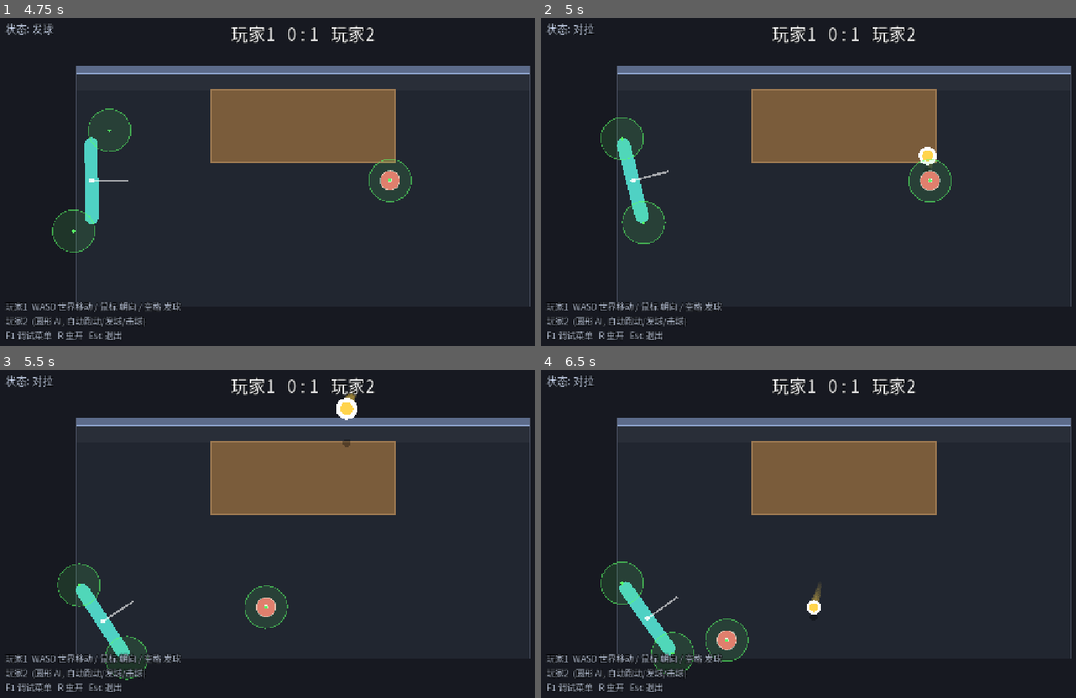
Above: before the commit, frames 1-4 (two rows, left to right).
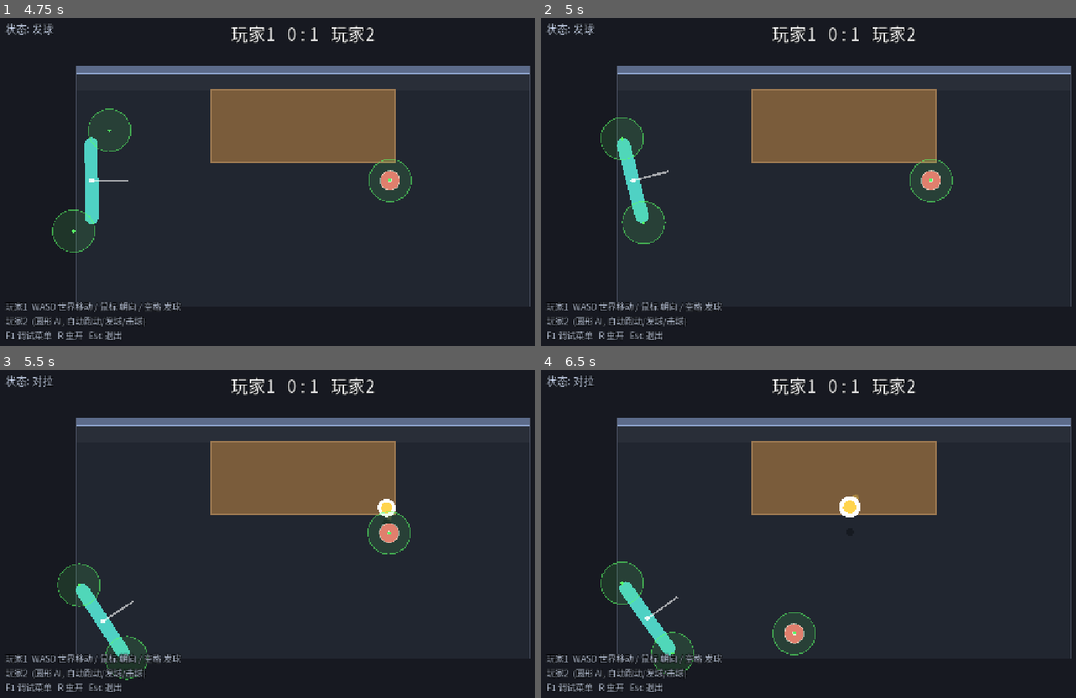
Above: after the commit, the same moments.

Repository: shuperidou/BMA-Arena
Game: Godot game, scene res://scenes/Main.tscn
Same seed, same stepped clock (60 frames per second), same inputs: the game is played once before the commit and once after it.
Inputs (mouse positions are in pixels of both pictures, inside the frame that each line leads up to):
- Up to frame 1 (4.75 s): tap Enter at 0.5 s; move the mouse to (438, 168) at 0.52 s; hold D 0.53-1.25 s; tap 1 at 0.6, 2.3, 3.8 s; click (438, 168) at 0.67 s; tap Space at 0.77, 2.75, 3.77 s; drag from (181, 204) to (272, 254) at 1.27 s; move the mouse to (363, 109) at 2.02 s; hold D 2.03-2.75 s; tap 2 at 2.1 s; drag from (272, 254) to (117, 132) at 2.77 s; move the mouse to (486, 237) at 3.52 s; hold A 3.53-4.25 s; tap 4 at 3.6 s; drag from (117, 132) to (208, 100) at 4.27 s
- Up to frame 2 (5 s): no input
- Up to frame 3 (5.5 s): move the mouse to (331, 537) at 5.02 s; hold S from 5.03 s (still down); tap 6 at 5.1 s; click (331, 537) at 5.17 s; tap 1 at 5.3 s
- Up to frame 4 (6.5 s): release S at 5.75 s; drag from (749, 452) to (722, 556) at 5.77 s

Frame 1 is identical in both runs. In frame 2, 0.4% of the frame differs, in the area x 6-78%, y 1-57%; in frame 3, 2.0%, in the area x 45-77%, y 6-80%; in frame 4, 2.0%.

Commit message:
feat: F1+1 rotating debug-mode menu (normal/Solo/omniscient-AI); omniscient AI always lands (uncapped speed, no error); T13

Diff:
--- a/scripts/autoload/game_config.gd
+++ b/scripts/autoload/game_config.gd
@@ -148,7 +148,7 @@
 #  H. AI (圆形智能体)
 # ============================================================
 ## AI 自动发球前的等待时间 (给玩家反应时间)
-var ai_serve_delay: float = 1.5
+var ai_serve_delay: float = 2.0
 ## AI 打出球后, 为了避开"阻挡嫌疑"而绕开对手接球走廊的偏移距离
 var ai_avoid_distance: float = 160.0
 ## AI 失误概率 (0~1)。每次击球/发球按此概率触发一次"失误表现" (0=永不失误)。
--- a/scripts/core/main.gd
+++ b/scripts/core/main.gd
@@ -91,9 +91,9 @@
 		KEY_R:
 			match_ref.restart()
 		KEY_1:
-			# 调试：F1 打开调试后，按 1 切换"玩家2 消失"的单人模式
+			# 调试：F1 打开调试后，按 1 轮换调试模式 (普通 / Solo / 万能AI)
 			if debug_layer.enabled:
-				_toggle_solo()
+				_cycle_debug_mode()
 		KEY_ESCAPE:
 			get_tree().quit()
 
@@ -101,14 +101,29 @@
 	GameConfig.set(prop, not GameConfig.get(prop))
 	hud.update_debug_menu()
 
-func _toggle_solo() -> void:
-	var on: bool = not match_ref.solo_mode
-	match_ref.set_solo(on)
+## F1+1 轮换的调试模式 (互斥)。加模式 = 往 DEBUG_MODES 加名字 + 在 _apply_debug_mode 加一行效果。
+const DEBUG_MODES: Array[String] = ["普通", "Solo (玩家2消失, 自己发接)", "万能AI (接到必落桌)"]
+var debug_mode: int = 0
+
+func _cycle_debug_mode() -> void:
+	debug_mode = (debug_mode + 1) % DEBUG_MODES.size()
+	_apply_debug_mode()
+
+func _apply_debug_mode() -> void:
+	var solo: bool = debug_mode == 1
+	var omni: bool = debug_mode == 2
+	# Solo: 玩家2 消失
+	match_ref.set_solo(solo)
 	var p2: PlayerController = players[1]
-	p2.visible = not on
-	p2.set_physics_process(not on)
-	p2.freeze = on
-	p2.collision_layer = 0 if on else 1
-	p2.collision_mask = 0 if on else 3
-	EventBus.notify("Solo 调试: %s" % ("开 (玩家2 消失, 自己发接)" if on else "关"), 2.0)
+	p2.visible = not solo
+	p2.set_physics_process(not solo)
+	p2.freeze = solo
+	p2.collision_layer = 0 if solo else 1
+	p2.collision_mask = 0 if solo else 3
+	# 万能 AI: 接到必落桌
+	if p2 is AiPlayer:
+		(p2 as AiPlayer).omniscient = omni
+	match_ref.debug_mode_name = DEBUG_MODES[debug_mode]
+	EventBus.notify("调试模式 %d/%d: %s" % [debug_mode + 1, DEBUG_MODES.size(), DEBUG_MODES[debug_mode]], 2.5)
+	hud.update_debug_menu()
 	match_ref.restart()
--- a/scripts/match/match.gd
+++ b/scripts/match/match.gd
@@ -22,6 +22,7 @@
 var last_hitter: PlayerController = null
 var expected_receiver: PlayerController = null
 var solo_mode: bool = false  ## 调试：玩家2 消失，玩家1 自己发球自己接
+var debug_mode_name: String = "普通"  ## 当前调试模式名 (仅用于 HUD 显示)
 
 var _timer: float = 0.0
 var _serve_timer: float = 0.0
--- a/scripts/player/ai_player.gd
+++ b/scripts/player/ai_player.gd
@@ -10,6 +10,7 @@
 var ai_hit_radius: float = 72.0
 var _home: Vector2 = Vector2(0.0, 40.0)
 var debug_last_error: String = ""   ## 最近一次失误表现 (Debug 用)
+var omniscient: bool = false        ## 万能模式: 接到球必落桌 (不夹玩家速度上限, 不失误)
 
 func _ready() -> void:
 	gravity_scale = 0.0
@@ -86,13 +87,21 @@
 	var d: Vector2 = aim - from
 	var dist: float = maxf(d.length(), 1.0)
 	var dir: Vector2 = d / dist
-	# vz 与力度都限制在"玩家的上下限"内 (AI 不作弊)
+	# vz 限制在"玩家的上下限"内 (AI 不作弊)
 	var vz: float = randf_range(GameConfig.hit_vz_min, GameConfig.hit_vz_max)
-	var speed: float = clampf(dist * GameConfig.ball_gravity / (2.0 * vz),
-		GameConfig.hit_speed_min, GameConfig.hit_speed_max)
-	# 失误表现：按 ai_error_chance 概率触发 (0=永不失误)
+	# 由 vz 反推水平初速, 使球正好够到镜像点 (z0=桌高时 = dist*g/(2*vz))
+	var z0: float = maxf(ball.z, GameConfig.table_z) if ball != null else GameConfig.table_z
+	var disc: float = vz * vz + 2.0 * GameConfig.ball_gravity * (z0 - GameConfig.table_z)
+	var t_flight: float = (vz + sqrt(maxf(disc, 0.0))) / maxf(GameConfig.ball_gravity, 1.0)
+	var speed: float = dist / maxf(t_flight, 0.0001)
+	if omniscient:
+		# 万能模式: 直接给够速度, 不夹到玩家上限 -> 保证一定能打到桌
+		speed = clampf(speed, 1.0, GameConfig.hit_speed_max * 4.0)
+	else:
+		speed = clampf(speed, GameConfig.hit_speed_min, GameConfig.hit_speed_max)
+	# 失误表现：按 ai_error_chance 概率触发 (0=永不失误; 万能模式不失误)
 	debug_last_error = ""
-	if randf() < GameConfig.ai_error_chance:
+	if not omniscient and randf() < GameConfig.ai_error_chance:
 		match randi() % 4:
 			0:  # 瞄偏
 				dir = dir.rotated(deg_to_rad(randf_range(-GameConfig.ai_error_aim_deg, GameConfig.ai_error_aim_deg)))
--- a/scripts/tools/hit_test.gd
+++ b/scripts/tools/hit_test.gd
@@ -310,3 +310,26 @@
 	p1.rotation = -PI / 2.0
 	GameConfig.defense_perp_threshold = 1e9
 	GameConfig.defense_save_chance = 0.6
+
+	# T13: 万能 AI 模式 -> 从任何位置/高度接球, 打出的球一定落桌 (不夹速度上限, 无视失误概率)
+	var ai2: AiPlayer = main_node.players[1]
+	ai2.omniscient = true
+	GameConfig.ai_error_chance = 0.5   # 万能模式应无视失误概率
+	var all_land := true
+	var detail13 := ""
+	for i in 24:
+		ball.global_position = Vector2(randf_range(-160.0, 160.0), randf_range(-150.0, -30.0))
+		ball.z = randf_range(GameConfig.table_z, GameConfig.hit_height_max)
+		var oc: Dictionary = ai2.compute_hit(ai2.hit_points[0], ball)
+		var vzc: float = oc.vz
+		var z0c: float = maxf(ball.z, GameConfig.table_z)
+		var discc: float = vzc * vzc + 2.0 * GameConfig.ball_gravity * (z0c - GameConfig.table_z)
+		var tfc: float = (vzc + sqrt(maxf(discc, 0.0))) / GameConfig.ball_gravity
+		var epc: Vector2 = ball.global_position + oc.velocity.normalized() * oc.ball_speed * tfc
+		var ldc: Vector2 = Vector2(epc.x, 2.0 * GameConfig.wall_inner_y() - epc.y)
+		if not GameConfig.table_rect().grow(-4.0).has_point(ldc):
+			all_land = false
+			detail13 = "land=(%.0f,%.0f)" % [ldc.x, ldc.y]
+	_check("T13 万能AI: 任意接球都落桌", all_land, detail13)
+	ai2.omniscient = false
+	GameConfig.ai_error_chance = 0.0
--- a/scripts/tools/solo_test.gd
+++ b/scripts/tools/solo_test.gd
@@ -20,8 +20,8 @@
 	p1.input_scheme = null  # 测试里手动摆位
 	p1.ball = null           # 禁用自动触及，改由测试直接 _apply_hit
 
-	# 开启单人模式 (等价于 F1 后按 1)
-	main_node._toggle_solo()
+	# 开启单人模式 (等价于 F1 后按 1；0=普通 -> 1=Solo)
+	main_node._cycle_debug_mode()
 	p1.global_position = Vector2(0.0, -10.0)
 	p1.rotation = -PI / 2.0
 	p1.linear_velocity = Vector2.ZERO
--- a/scripts/ui/hud.gd
+++ b/scripts/ui/hud.gd
@@ -60,9 +60,9 @@
 func update_debug_menu() -> void:
 	if _debug_menu_label == null:
 		return
-	var solo: bool = match_ref != null and match_ref.solo_mode
+	var mode_name: String = match_ref.debug_mode_name if match_ref != null else "普通"
 	_debug_menu_label.text = "[F1 调试菜单]  (再按一次关闭)\n" \
-		+ " 1  单人(玩家2消失): %s\n" % _mark(solo) \
+		+ " 1  模式轮换: %s\n" % mode_name \
 		+ " 2  阻挡扇区+因子: %s\n" % _mark(GameConfig.debug_show_block) \
 		+ " 3  鼠标/击球: %s\n" % _mark(GameConfig.debug_show_aim) \
 		+ " 4  球状态: %s\n" % _mark(GameConfig.debug_show_ball) \
